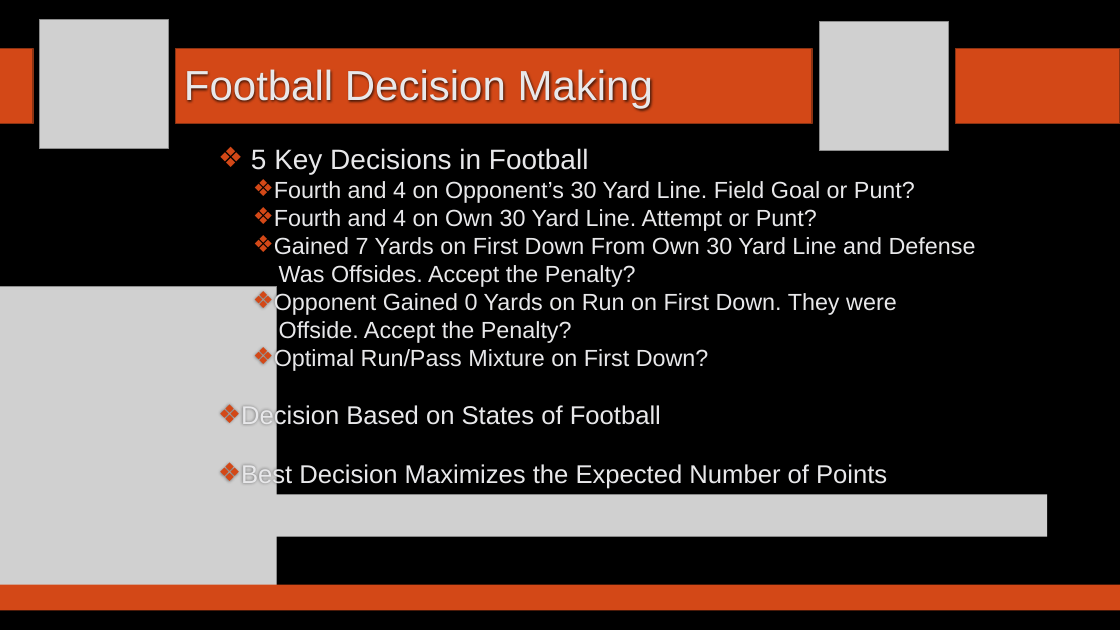
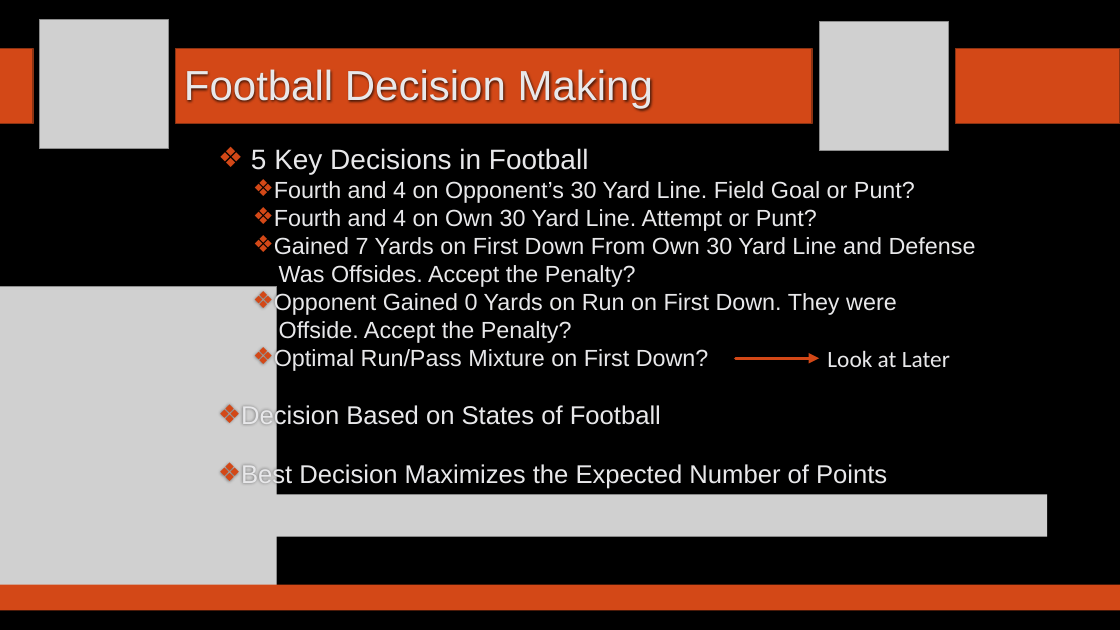
Before and after one commit to SuperMarioGiacomazzo/STOR390_WEBSITE, a slide deck: slide 2 of Slides/Football 4/Footballl_4_Lecture.pptx. Drawn at 1120x630 pixels with LibreOffice and Linux fonts; fonts in the diff are those of the drawing; grey boxes stand for pictures; background and template pictures are left out. Boxes give left, top, right and bottom in pixels: in the first picture for what was removed or moved away, otherwise in the second. Text is boxed around its words. In the diff, an @@ line names an element or a change of style, - is before the commit and + after.

```diff
--- a/Slides/Football 4/Footballl_4_Lecture.pptx
+++ b/Slides/Football 4/Footballl_4_Lecture.pptx
@@ arrow added from (736, 359) to (819, 359), #D34817 3 pt @@
@@ text added at [827,350,950,367], 20 pt, text #E8E8EA @@
+Look at Later
```
Also in this commit, not shown: 7 slides added, 8 slides removed, 6 other files.
